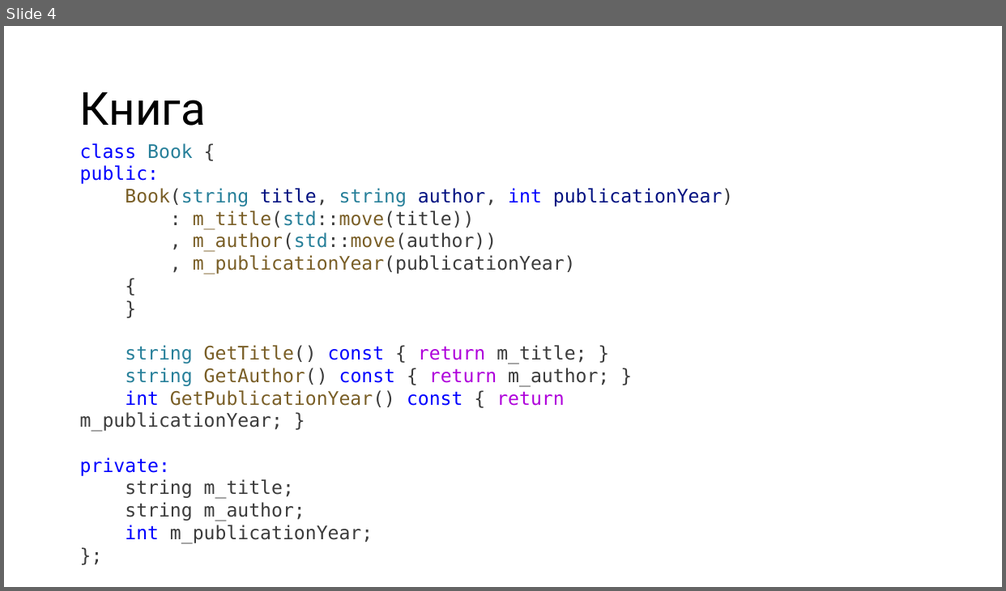
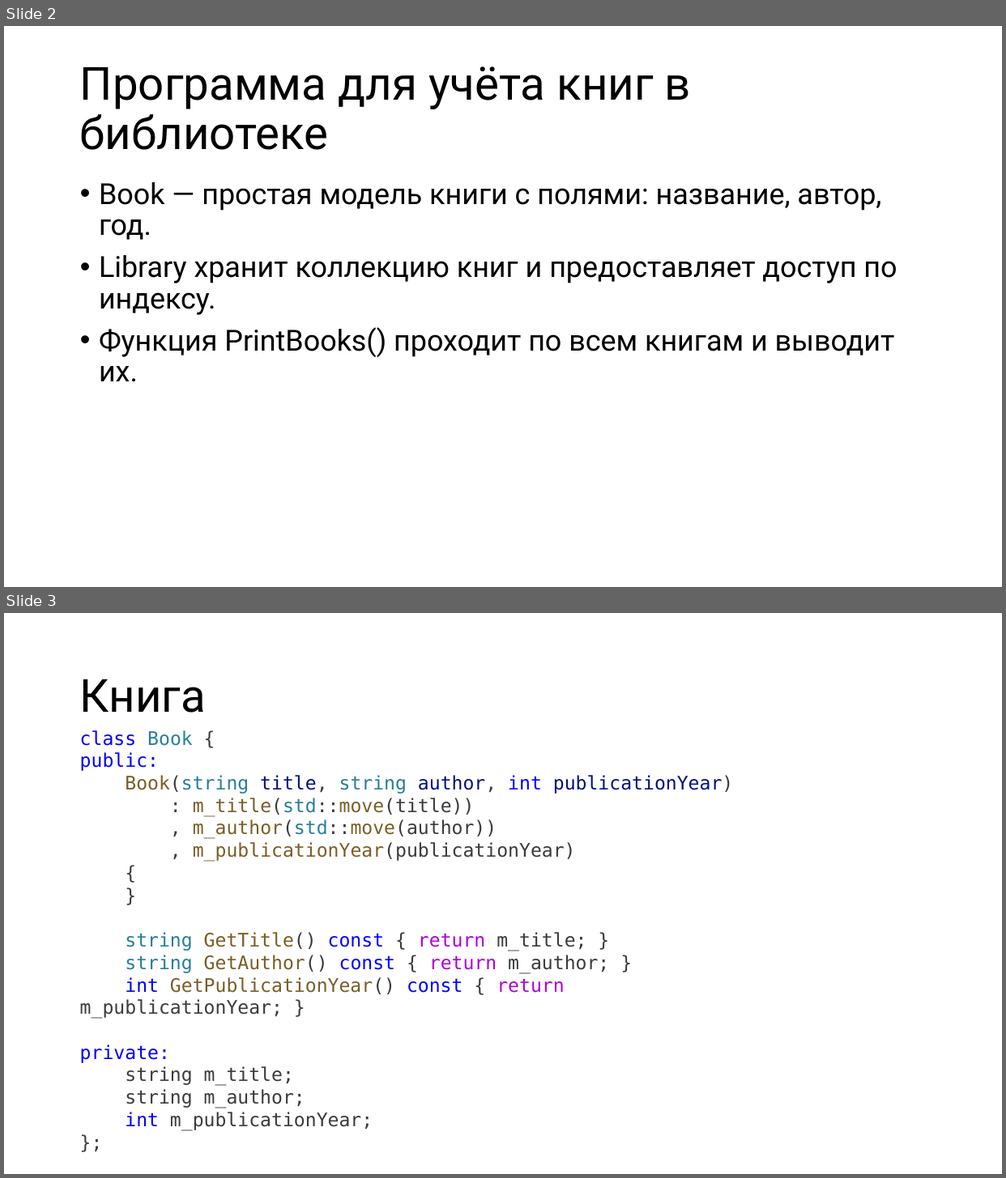
Before and after one commit to alexey-malov/ood, a slide deck: lectures/09.iterator/iterator.pptx. Shown one above the other, each under a label of ours: slide 4 before the commit, slides 2 and 3 after it. The pictures are 1006x591 and 1006x1178 pixels, drawn with LibreOffice and Linux fonts; fonts in the diff are those of the drawing. Boxes give left, top, right and bottom in pixels: in the first picture for what was removed or moved away, otherwise in the second. Text is boxed around its words. In the diff, an @@ line names an element or a change of style, - is before the commit and + after.

```diff
--- a/lectures/09.iterator/iterator.pptx
+++ b/lectures/09.iterator/iterator.pptx
@@ slide 2 added at [4,26,1002,587], background #FFFFFF @@
@@ title added at [80,66,691,150], 44 pt, text #000000 @@
+Программа для учёта книг в библиотеке
@@ text added at [99,182,897,382], 28 pt, text #000000 @@
+• Book — простая модель книги с полями: название, автор, год.
+• Library хранит коллекцию книг и предоставляет доступ по индексу.
+• Функция PrintBooks() проходит по всем книгам и выводит их.
@@ what was slide 4 is now slide 3 @@
```
Also in this commit, not shown: 7 slides changed, 2 slides removed.
